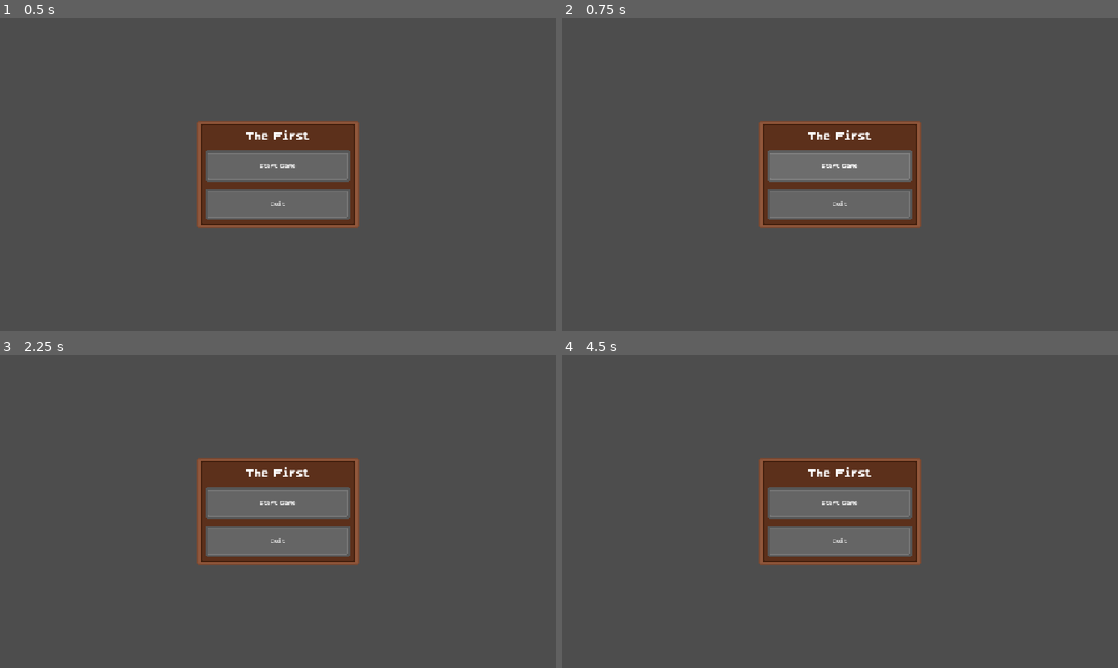
Above: before the commit, frames 1-4 (two rows, left to right).
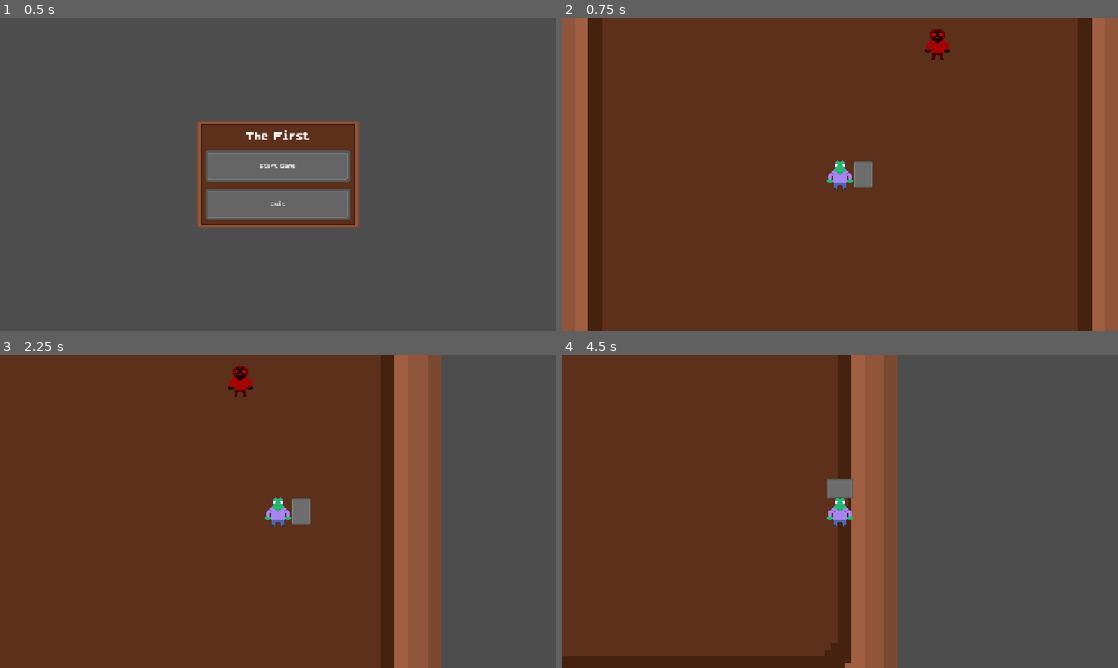
Above: after the commit, the same moments.

Repository: HiimError/the-first
Game: Godot game, scene res://UI/MainMenu/MainMenu.tscn
The game is run twice, just before and just after one commit, with the same random seed, the same clock (stepped at 60 frames per second) and the same inputs.
Inputs (mouse positions are in pixels of both pictures, inside the frame that each line leads up to):
- Up to frame 1 (0.5 s): no input
- Up to frame 2 (0.75 s): click "Start Game" at 0.5 s
- Up to frame 3 (2.25 s): click (278, 502) at 1.25 s, where only the run before the commit has a clickable "Start Game"; tap Enter at 2 s; move the mouse to (400, 495) at 2.02 s; hold D (right) from 2.03 s (still down); click (400, 495) at 2.1 s
- Up to frame 4 (4.5 s): tap Space at 2.75, 4.25 s; move the mouse to (728, 527) at 2.77 s; release D (right) at 2.78 s; hold S (down) 2.78-3.53 s; click (728, 527) at 2.85 s; tap Enter at 3.5 s; move the mouse to (895, 442) at 3.52 s; hold D (right) 3.53-4.28 s; click (895, 442) at 3.6 s; move the mouse to (812, 574) at 4.27 s; hold W (up) from 4.28 s (still down); click (812, 574) at 4.35 s

Frame 1 is identical in both runs. In frame 2, 96% of the frame differs, in the area x 0-100%, y 0-100%; in frame 3, 76%; in frame 4, 59%.

Commit message:
enemy and level bounds

Diff:
--- /dev/null
+++ b/Pawns/Enemies/Goblin/Goblin.tscn
@@ -0,0 +1,3 @@
+[gd_scene format=3 uid="uid://dywhcdtssfcoa"]
+
+[node name="Goblin" type="CharacterBody2D" unique_id=347451548]
--- /dev/null
+++ b/Pawns/Ogre/Ogre.tscn
@@ -0,0 +1,3 @@
+[gd_scene format=3 uid="uid://icej8vbhim6d"]
+
+[node name="Ogre" type="CharacterBody2D" unique_id=512152010]
--- /dev/null
+++ b/Pawns/Orc/Orc.tscn
@@ -0,0 +1,3 @@
+[gd_scene format=3 uid="uid://r38vb2brnyd1"]
+
+[node name="Orc" type="CharacterBody2D" unique_id=715257951]
--- a/UI/MainMenu/main_menu.gd
+++ b/UI/MainMenu/main_menu.gd
@@ -5,6 +5,7 @@
 
 func _on_start_game() -> void:
 	click_sound.play()
+	get_tree().change_scene_to_file("res://game.tscn")
 
 
 func _quit_game() -> void:
--- a/game.tscn
+++ b/game.tscn
@@ -4,6 +4,12 @@
 [ext_resource type="Texture2D" uid="uid://ciatn0m6jn06g" path="res://Art/UI/Panel1.png" id="2_feb5d"]
 [ext_resource type="PackedScene" uid="uid://kg4oayddwy5m" path="res://Pawns/player.tscn" id="3_fc0e3"]
 [ext_resource type="PackedScene" uid="uid://cxgvt7sfbri41" path="res://Pawns/Dev/debug_pawn.tscn" id="4_fc0e3"]
+
+[sub_resource type="RectangleShape2D" id="RectangleShape2D_rxaq7"]
+size = Vector2(22, 528)
+
+[sub_resource type="RectangleShape2D" id="RectangleShape2D_fc0e3"]
+size = Vector2(546, 12)
 
 [node name="Game" type="Node2D" unique_id=1731554384]
 script = ExtResource("1_80nbo")
@@ -22,4 +28,22 @@
 position = Vector2(101, -144)
 health = 100.0
 
+[node name="LevelBounds" type="StaticBody2D" parent="." unique_id=416029059]
+
+[node name="CollisionShape2D" type="CollisionShape2D" parent="LevelBounds" unique_id=32734834]
+position = Vector2(-271, -9)
+shape = SubResource("RectangleShape2D_rxaq7")
+
+[node name="CollisionShape2D2" type="CollisionShape2D" parent="LevelBounds" unique_id=1881329589]
+position = Vector2(270, -9)
+shape = SubResource("RectangleShape2D_rxaq7")
+
+[node name="CollisionShape2D3" type="CollisionShape2D" parent="LevelBounds" unique_id=938020730]
+position = Vector2(0, -271)
+shape = SubResource("RectangleShape2D_fc0e3")
+
+[node name="CollisionShape2D4" type="CollisionShape2D" parent="LevelBounds" unique_id=1580790468]
+position = Vector2(0, 239)
+shape = SubResource("RectangleShape2D_fc0e3")
+
 [connection signal="player_died" from="Player" to="." method="_player_died"]
Not shown, added: Audio/Sfx/IDk.wav
